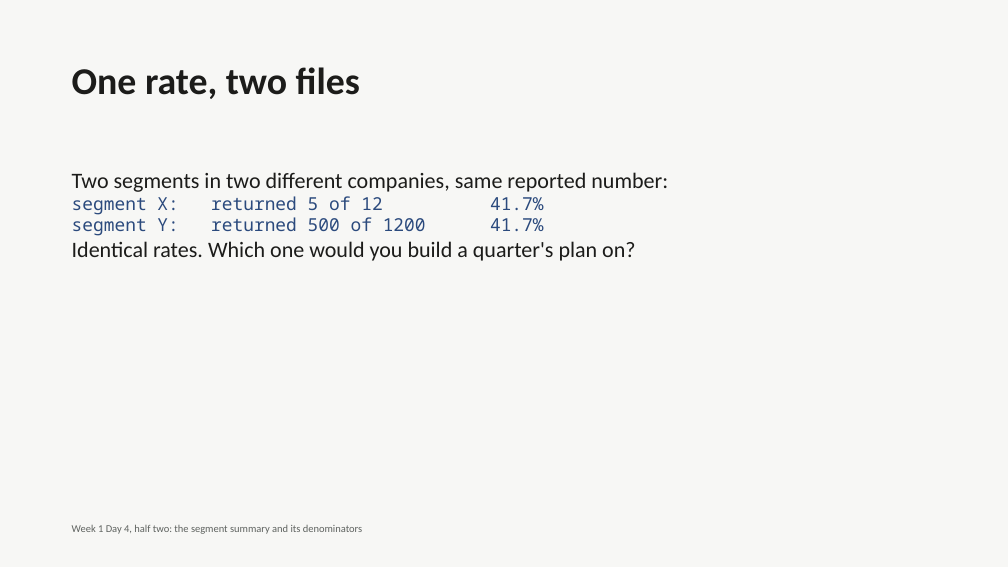
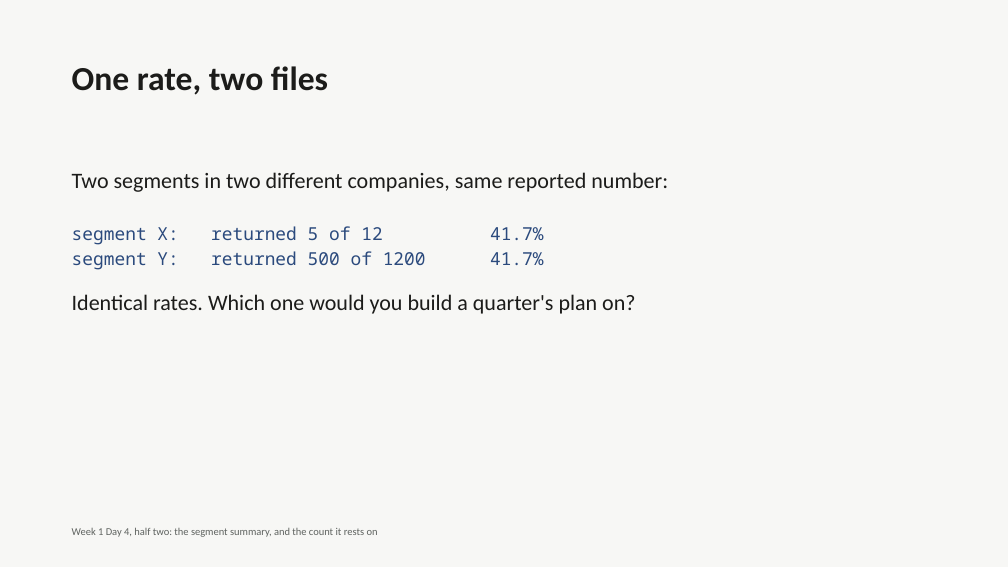
Before and after one commit to fde-academy-lab/c2-content-factory, a slide deck: slide 7 of content/W01/D4/C2_W01_D04_deck_half2_STUDENT.pptx. Drawn at 1008x567 pixels with LibreOffice and Linux fonts; fonts in the diff are those of the drawing. Boxes give left, top, right and bottom in pixels: in the first picture for what was removed or moved away, otherwise in the second. Text is boxed around its words. In the diff, an @@ line names an element or a change of style, - is before the commit and + after.

```diff
--- a/content/W01/D4/C2_W01_D04_deck_half2_STUDENT.pptx
+++ b/content/W01/D4/C2_W01_D04_deck_half2_STUDENT.pptx
@@ text "One rate, two files" at [72, 66, 328, 95]: size 36 to 32 pt @@
@@ text "Two segments in two different ..." at [72, 172, 668, 192]: more space between paragraphs @@
@@ text at [72, 196, 635, 261]: paragraphs removed @@
-segment X: returned 5 of 12 41.7%
-segment Y: returned 500 of 1200 41.7%
-Identical rates. Which one would you build a quarter's plan on?
@@ text added at [72, 226, 544, 265], 17 pt, text #2B4A7D @@
+segment X: returned 5 of 12 41.7%
+segment Y: returned 500 of 1200 41.7%
@@ text added at [72, 294, 635, 314], 21 pt, text #1C1C1A @@
+Identical rates. Which one would you build a quarter's plan on?
@@ text at [72, 528, 378, 537]: text changed @@
-Week 1 Day 4, half two: the segment summary and its denominators
+Week 1 Day 4, half two: the segment summary, and the count it rests on
```
Also in this commit, not shown: 28 other slides changed, 12 slides added, 4 other files.
